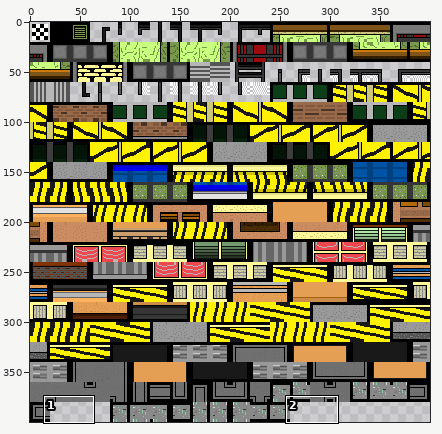
One commit to this sprite sheet: tilesets/tilesYard/output_tileset.png. The picture above shows the old version from afar; the outline marks the close-up.
Close-up. Before the commit:
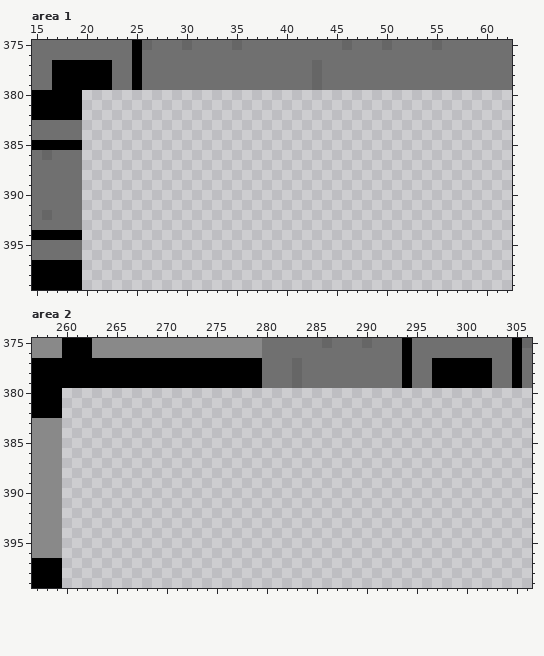
The file is 400x400 pixels. Colours within 5 levels of each other are drawn and written as one. Shown: area 1: x 15..62, y 375..399; area 2: x 257..306, y 375..399.
The same view after the edit:
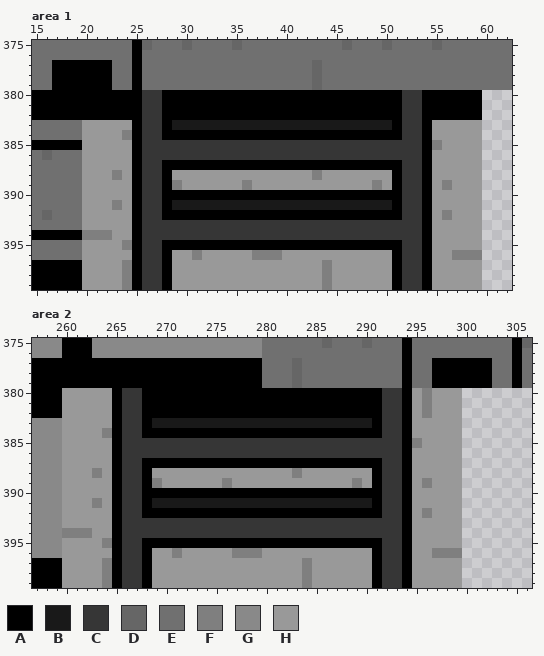
Palette (. is transparent): A #000000  B #191919  C #363636  D #666666  E #707070  F #7f7f7f  G #898989  H #999999
Diff:
Area 1:
y 380..382: x 20..59 ........................................ -> AAAAAACCAAAAAAAAAAAAAAAAAAAAAAAACCAAAAAA
y 383: x 20..59 ........................................ -> HHHHHACCABBBBBBBBBBBBBBBBBBBBBBACCAHHHHH
y 384: x 20..59 ........................................ -> HHHHFACCAAAAAAAAAAAAAAAAAAAAAAAACCAHHHHH
y 385: x 20..59 ........................................ -> HHHHHACCCCCCCCCCCCCCCCCCCCCCCCCCCCAFHHHH
y 386: x 20..59 ........................................ -> HHHHHACCCCCCCCCCCCCCCCCCCCCCCCCCCCAHHHHH
y 387: x 20..59 ........................................ -> HHHHHACCAAAAAAAAAAAAAAAAAAAAAAAACCAHHHHH
y 388: x 20..59 ........................................ -> HHHFHACCAHHHHHHHHHHHHHHFHHHHHHHACCAHHHHH
y 389: x 20..59 ........................................ -> HHHHHACCAFHHHHHHFHHHHHHHHHHHHFHACCAHFHHH
y 390: x 20..59 ........................................ -> HHHHHACCAAAAAAAAAAAAAAAAAAAAAAAACCAHHHHH
y 391: x 20..59 ........................................ -> HHHFHACCABBBBBBBBBBBBBBBBBBBBBBACCAHHHHH
y 392: x 20..59 ........................................ -> HHHHHACCAAAAAAAAAAAAAAAAAAAAAAAACCAHFHHH
y 393: x 20..59 ........................................ -> HHHHHACCCCCCCCCCCCCCCCCCCCCCCCCCCCAHHHHH
y 394: x 20..59 ........................................ -> FFFHHACCCCCCCCCCCCCCCCCCCCCCCCCCCCAHHHHH
y 395: x 20..59 ........................................ -> HHHHFACCAAAAAAAAAAAAAAAAAAAAAAAACCAHHHHH
y 396: x 20..59 ........................................ -> HHHHHACCAHHFHHHHHFFFHHHHHHHHHHHACCAHHFFF
y 397..399: x 20..59 ........................................ -> HHHHFACCAHHHHHHHHHHHHHHHFHHHHHHACCAHHHHH
Area 2:
y 380..382: x 260..299 ........................................ -> HHHHHACCAAAAAAAAAAAAAAAAAAAAAAAACCAHFHHH
y 383: x 260..299 ........................................ -> HHHHHACCABBBBBBBBBBBBBBBBBBBBBBACCAHHHHH
y 384: x 260..299 ........................................ -> HHHHFACCAAAAAAAAAAAAAAAAAAAAAAAACCAHHHHH
y 385: x 260..299 ........................................ -> HHHHHACCCCCCCCCCCCCCCCCCCCCCCCCCCCAFHHHH
y 386: x 260..299 ........................................ -> HHHHHACCCCCCCCCCCCCCCCCCCCCCCCCCCCAHHHHH
y 387: x 260..299 ........................................ -> HHHHHACCAAAAAAAAAAAAAAAAAAAAAAAACCAHHHHH
y 388: x 260..299 ........................................ -> HHHFHACCAHHHHHHHHHHHHHHFHHHHHHHACCAHHHHH
y 389: x 260..299 ........................................ -> HHHHHACCAFHHHHHHFHHHHHHHHHHHHFHACCAHFHHH
y 390: x 260..299 ........................................ -> HHHHHACCAAAAAAAAAAAAAAAAAAAAAAAACCAHHHHH
y 391: x 260..299 ........................................ -> HHHFHACCABBBBBBBBBBBBBBBBBBBBBBACCAHHHHH
y 392: x 260..299 ........................................ -> HHHHHACCAAAAAAAAAAAAAAAAAAAAAAAACCAHFHHH
y 393: x 260..299 ........................................ -> HHHHHACCCCCCCCCCCCCCCCCCCCCCCCCCCCAHHHHH
y 394: x 260..299 ........................................ -> FFFHHACCCCCCCCCCCCCCCCCCCCCCCCCCCCAHHHHH
y 395: x 260..299 ........................................ -> HHHHFACCAAAAAAAAAAAAAAAAAAAAAAAACCAHHHHH
y 396: x 260..299 ........................................ -> HHHHHACCAHHFHHHHHFFFHHHHHHHHHHHACCAHHFFF
y 397..399: x 260..299 ........................................ -> HHHHFACCAHHHHHHHHHHHHHHHFHHHHHHACCAHHHHH
Where, in picture pixels (left, top, right, bottom), the same in both close-ups:
added: (82, 90, 482, 290)
added: (62, 388, 462, 588)
